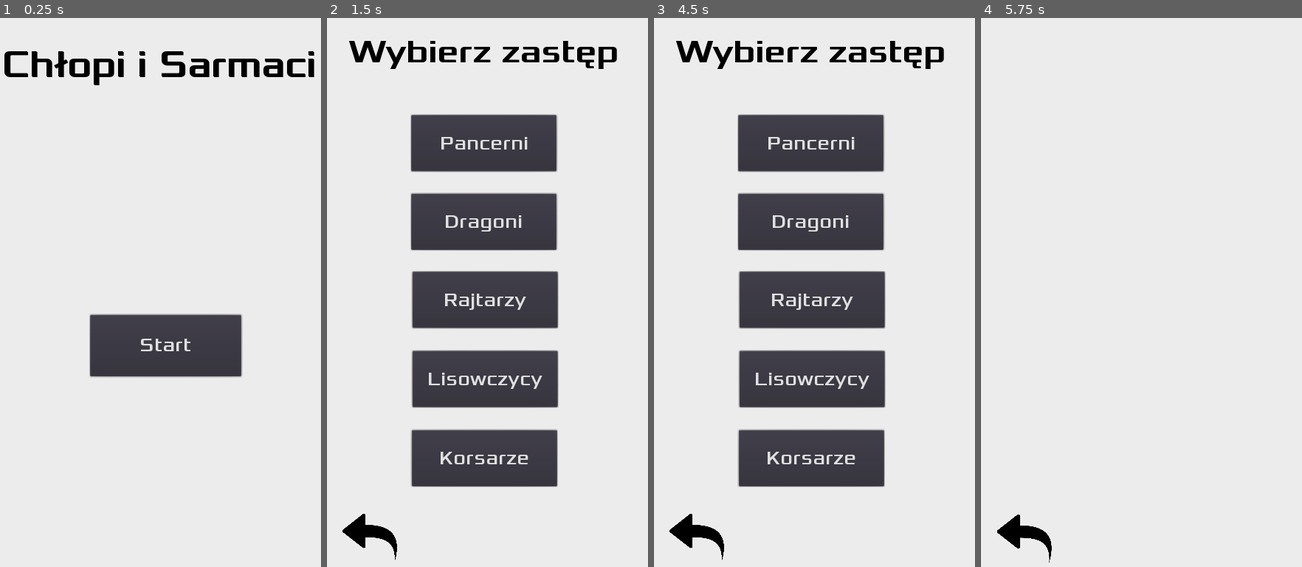
Above: before the commit, frames 1-4 (left to right).
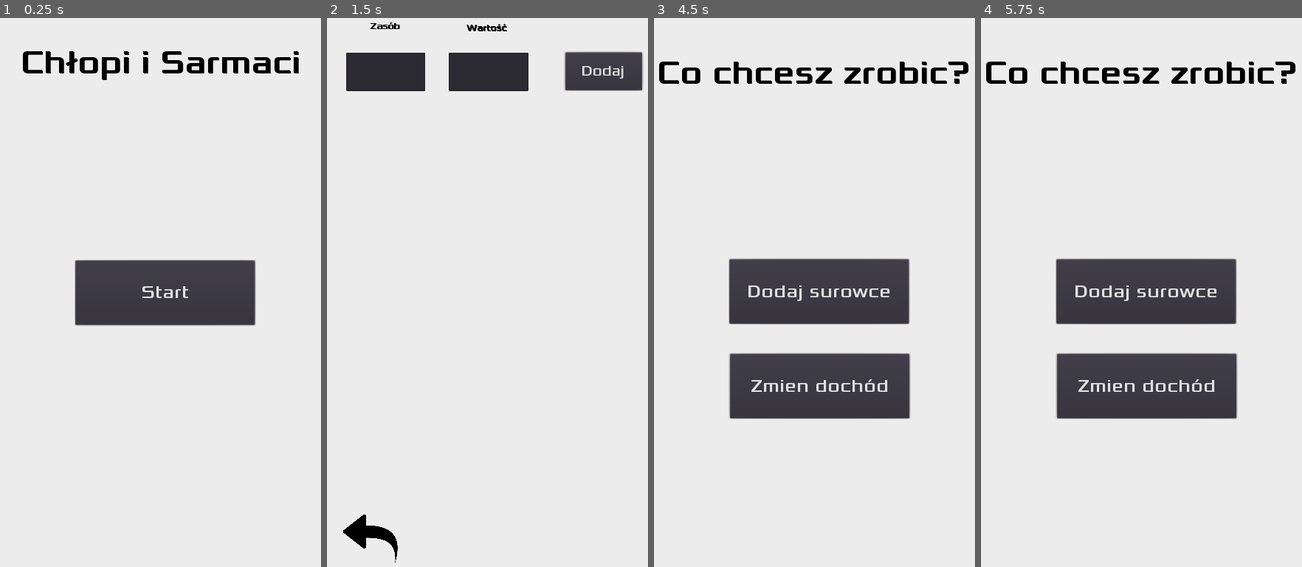
Above: after the commit, the same moments.

Repository: Leprawel/Chlopi_i_Sarmaci
Game: Godot game, scene res://Interface.tscn
Same seed, same stepped clock (60 frames per second), same inputs: the game is played once before the commit and once after it.
Inputs (mouse positions are in pixels of both pictures, inside the frame that each line leads up to):
- Up to frame 1 (0.25 s): no input
- Up to frame 2 (1.5 s): click "Start" at 0.5 s; click "Dodaj surowce" at 1.25 s
- Up to frame 3 (4.5 s): click (811, 144) at 2 s, where only the run before the commit has a clickable "Pancerni"; click (814, 72) at 2.77 s; type "12" at 2.85 s; click (711, 72) at 3 s; type "12" at 3.08 s; click "Dodaj" at 3.5 s; click (698, 539) at 4.25 s
- Up to frame 4 (5.75 s): click (1138, 221) at 5 s, where only the run before the commit has a clickable "Dragoni"

The runs differ from the first frame. In frame 1, 13% of the frame differs, in the area x 1-98%, y 6-66%; in frame 2, 30%, in the area x 4-99%, y 0-100%; in frame 3, 25%; in frame 4, 15%.

Commit message:
System dodawania wartosci

Diff:
--- a/Interface.gd
+++ b/Interface.gd
@@ -1,110 +1,67 @@
 extends Node2D
-
 
 func _ready():
 	$Menu.hide()
-	$Choose.hide()
-	$Choose2.hide()
 	$Pancerni.hide()
 	$Pancerni2.hide()
-	$Dragoni.hide()
-	$Dragoni2.hide()
-	$Rajtarzy.hide()
-	$Rajtarzy2.hide()
-	$Lisowczycy.hide()
-	$Lisowczycy2.hide()
-	$Korsarze.hide()
-	$Korsarze2.hide()
 	date = OS.get_unix_time()
-	print(date)
 
-func _physics_process(delta):
-	if $Start/Start_button.pressed:
-		$Menu.show()
-		$Start.hide()
-	elif $Menu/Add.pressed:
-		$Menu.hide()
-		$Choose.show()
-	elif $Menu/Income.pressed:
-		$Menu.hide()
-		$Choose2.show()
-	elif $Choose/Pancerni_button.pressed:
-		$Choose.hide()
-		$Pancerni.show()
-	elif $Choose/Dragoni_button.pressed:
-		$Choose.hide()
-		$Dragoni.show()
-	elif $Choose/Rajtarzy_button.pressed:
-		$Choose.hide()
-		$Rajtarzy.show()
-	elif $Choose/Lisowczycy_button.pressed:
-		$Choose.hide()
-		$Lisowczycy.show()
-	elif $Choose/Korsarze_button.pressed:
-		$Choose.hide()
-		$Korsarze.show()
-	elif $Choose2/Pancerni2_button.pressed:
-		$Choose2.hide()
-		$Pancerni2.show()
-	elif $Choose2/Dragoni2_button.pressed:
-		$Choose2.hide()
-		$Dragoni2.show()
-	elif $Choose2/Rajtarzy2_button.pressed:
-		$Choose2.hide()
-		$Rajtarzy2.show()
-	elif $Choose2/Lisowczycy2_button.pressed:
-		$Choose2.hide()
-		$Lisowczycy2.show()
-	elif $Choose2/Korsarze2_button.pressed:
-		$Choose2.hide()
-		$Korsarze2.show()
-	elif $Choose/Arrow_menu.pressed || $Choose2/Arrow_menu2.pressed:
-		$Choose.hide()
-		$Choose2.hide()
-		$Menu.show()
-	elif $Pancerni/Arrow_menu3.pressed || $Dragoni/Arrow_menu4.pressed || $Rajtarzy/Arrow_menu5.pressed || $Lisowczycy/Arrow_menu6.pressed || $Korsarze/Arrow_menu7.pressed:
-		$Choose.show()
-		$Pancerni.hide()
-		$Dragoni.hide()
-		$Rajtarzy.hide()
-		$Lisowczycy.hide()
-		$Korsarze.hide()
-	elif $Pancerni2/Arrow_menu8.pressed:
-		$Pancerni2.hide()
-		$Choose2.show()
-	if new_score >= 20:
-		array["Drewno"] += 2
-		new_score = 0
+func _on_Start_button_pressed():
+	$Start.hide()
+	$Menu.show()
 
-var array = {}
-var resources = {}
+func _on_Add_pressed():
+	$Menu.hide()
+	$Pancerni.show()
+
+func _on_Income_pressed():
+	$Menu.hide()
+	$Pancerni2.show()
+
+func _on_Arrow_menu3_pressed():
+	$Menu.show()
+	$Pancerni.hide()
+
+func _on_Arrow_menu8_pressed():
+	$Menu.show()
+	$Pancerni2.hide()
+
+var resource = {}
+var manufacturer = {}
 var date
 var new_date
 var score = 0
 var new_score = 0
+
 func Pancerni_add():
-	if array.has($Pancerni/Resource.text):
-		array[$Pancerni/Resource.text] += int($Pancerni/Value.text)
+	if resource.has($Pancerni/Resource.text):
+		resource[$Pancerni/Resource.text] += int($Pancerni/Value.text)
 	else :
-		array[$Pancerni/Resource.text] = int($Pancerni/Value.text)
+		resource[$Pancerni/Resource.text] = int($Pancerni/Value.text)
 	$Pancerni/Resource.clear()
 	$Pancerni/Value.clear()
-	print(array)
+	print(resource)
 
 func Pancerni2_add():
-	if resources.has($Pancerni2/Resource2.text):
-		resources[$Pancerni2/Resource2.text] += int($Pancerni2/Value2.text)
+	if manufacturer.has($Pancerni2/Resource2.text):
+		manufacturer[$Pancerni2/Resource2.text] += int($Pancerni2/Value2.text)
 	else :
-		resources[$Pancerni2/Resource2.text] = int($Pancerni2/Value2.text)
+		manufacturer[$Pancerni2/Resource2.text] = int($Pancerni2/Value2.text)
 	$Pancerni2/Resource2.clear()
 	$Pancerni2/Value2.clear()
-	print(resources)
-	print(array)
+	print(manufacturer)
+	print(resource)
 
 func Refresh_date():
 	new_date = OS.get_unix_time()
 	score = new_date - date
 	new_score += score
 	date = new_date
+	while new_score >= 20:
+		if manufacturer.has("Drewno") || resource.has("Drewno"):
+			resource["Drewno"] += manufacturer["Drewno"]
+		if manufacturer.has("Kamien") || resource.has("Kamien"):
+			resource["Kamien"] += manufacturer["Kamien"]
+		new_score -= 20
+	print(resource)
 	print(new_score)
-	print(array)
--- a/Interface.tscn
+++ b/Interface.tscn
@@ -7,42 +7,26 @@
 [ext_resource path="res://Pancerni2.gd" type="Script" id=5]
 
 [sub_resource type="DynamicFont" id=1]
-size = 64
+size = 31
 font_data = ExtResource( 1 )
 
 [sub_resource type="DynamicFont" id=2]
-size = 33
+size = 55
 font_data = ExtResource( 1 )
 
 [sub_resource type="DynamicFont" id=3]
-size = 55
+size = 24
 font_data = ExtResource( 1 )
 
 [sub_resource type="DynamicFont" id=4]
-size = 31
+size = 15
 font_data = ExtResource( 1 )
 
 [sub_resource type="DynamicFont" id=5]
-size = 55
+size = 15
 font_data = ExtResource( 1 )
 
 [sub_resource type="DynamicFont" id=6]
-size = 32
-font_data = ExtResource( 1 )
-
-[sub_resource type="DynamicFont" id=7]
-size = 24
-font_data = ExtResource( 1 )
-
-[sub_resource type="DynamicFont" id=9]
-size = 15
-font_data = ExtResource( 1 )
-
-[sub_resource type="DynamicFont" id=10]
-size = 15
-font_data = ExtResource( 1 )
-
-[sub_resource type="DynamicFont" id=8]
 font_data = ExtResource( 1 )
 
 [node name="Interface" type="Node2D"]
@@ -53,10 +37,23 @@
 "_edit_group_": true
 }
 
+[node name="Start_button" type="Button" parent="Start"]
+margin_left = 158.93
+margin_top = 444.128
+margin_right = 462.93
+margin_bottom = 553.128
+custom_fonts/font = SubResource( 1 )
+text = "Start"
+__meta__ = {
+"_edit_use_anchors_": false,
+"_editor_description_": ""
+}
+
 [node name="Start_label" type="Label" parent="Start"]
-margin_right = 600.0
-margin_bottom = 224.0
-custom_fonts/font = SubResource( 1 )
+margin_left = 2.0
+margin_right = 604.0
+margin_bottom = 216.0
+custom_fonts/font = SubResource( 2 )
 custom_colors/font_color = Color( 0, 0, 0, 1 )
 custom_colors/font_outline_modulate = Color( 0, 0, 0, 1 )
 custom_colors/font_color_shadow = Color( 0, 0, 0, 1 )
@@ -64,18 +61,8 @@
 align = 1
 valign = 1
 __meta__ = {
-"_edit_use_anchors_": true
-}
-
-[node name="Start_button" type="Button" parent="Start"]
-margin_left = 184.0
-margin_top = 536.0
-margin_right = 440.0
-margin_bottom = 640.0
-custom_fonts/font = SubResource( 2 )
-text = "Start"
-__meta__ = {
-"_edit_use_anchors_": true
+"_edit_use_anchors_": false,
+"_editor_description_": ""
 }
 
 [node name="Menu" type="Node2D" parent="."]
@@ -88,7 +75,7 @@
 margin_left = -2.1189
 margin_right = 603.881
 margin_bottom = 256.0
-custom_fonts/font = SubResource( 3 )
+custom_fonts/font = SubResource( 2 )
 custom_colors/font_color = Color( 0, 0, 0, 1 )
 custom_colors/font_outline_modulate = Color( 0, 0, 0, 1 )
 custom_colors/font_color_shadow = Color( 0, 0, 0, 1 )
@@ -115,204 +102,11 @@
 margin_top = 604.299
 margin_right = 464.397
 margin_bottom = 713.299
-custom_fonts/font = SubResource( 4 )
+custom_fonts/font = SubResource( 1 )
 text = "Zmien dochód"
 __meta__ = {
 "_edit_use_anchors_": true,
 "_editor_description_": ""
-}
-
-[node name="Choose" type="Node2D" parent="."]
-__meta__ = {
-"_edit_group_": true
-}
-
-[node name="Choose_label" type="Label" parent="Choose"]
-margin_left = -5.33936
-margin_top = 2.66968
-margin_right = 597.661
-margin_bottom = 176.67
-custom_fonts/font = SubResource( 5 )
-custom_colors/font_color = Color( 0, 0, 0, 1 )
-custom_colors/font_outline_modulate = Color( 0, 0, 0, 1 )
-custom_colors/font_color_shadow = Color( 0, 0, 0, 1 )
-text = "Wybierz zastęp"
-align = 1
-valign = 1
-__meta__ = {
-"_edit_use_anchors_": false
-}
-
-[node name="Pancerni_button" type="Button" parent="Choose"]
-margin_left = 173.76
-margin_top = 197.697
-margin_right = 419.76
-margin_bottom = 292.697
-custom_fonts/font = SubResource( 6 )
-text = "Pancerni"
-__meta__ = {
-"_edit_use_anchors_": false
-}
-
-[node name="Dragoni_button" type="Button" parent="Choose"]
-margin_left = 173.76
-margin_top = 331.181
-margin_right = 419.76
-margin_bottom = 426.181
-custom_fonts/font = SubResource( 6 )
-text = "Dragoni"
-__meta__ = {
-"_edit_use_anchors_": false,
-"_editor_description_": ""
-}
-
-[node name="Rajtarzy_button" type="Button" parent="Choose"]
-margin_left = 176.005
-margin_top = 462.598
-margin_right = 422.005
-margin_bottom = 557.598
-custom_fonts/font = SubResource( 6 )
-text = "Rajtarzy"
-__meta__ = {
-"_edit_use_anchors_": false,
-"_editor_description_": ""
-}
-
-[node name="Lisowczycy_button" type="Button" parent="Choose"]
-margin_left = 176.005
-margin_top = 597.293
-margin_right = 422.005
-margin_bottom = 692.293
-custom_fonts/font = SubResource( 6 )
-text = "Lisowczycy"
-__meta__ = {
-"_edit_use_anchors_": false,
-"_editor_description_": ""
-}
-
-[node name="Korsarze_button" type="Button" parent="Choose"]
-margin_left = 175.489
-margin_top = 731.439
-margin_right = 421.489
-margin_bottom = 826.439
-custom_fonts/font = SubResource( 6 )
-text = "Korsarze"
-__meta__ = {
-"_edit_use_anchors_": false,
-"_editor_description_": ""
-}
-
-[node name="Arrow_menu" type="Button" parent="Choose"]
-modulate = Color( 0.92549, 0.92549, 0.92549, 1 )
-margin_left = 56.0
-margin_top = 865.0
-margin_right = 694.0
-margin_bottom = 1497.0
-rect_scale = Vector2( 0.15, 0.15 )
-custom_colors/font_color_disabled = Color( 1, 1, 1, 1 )
-custom_colors/font_color = Color( 1, 1, 1, 1 )
-icon = ExtResource( 3 )
-flat = true
-__meta__ = {
-"_edit_use_anchors_": false
-}
-
-[node name="Choose2" type="Node2D" parent="."]
-position = Vector2( 1.05945, 1.05946 )
-__meta__ = {
-"_edit_group_": true
-}
-
-[node name="Choose2_label" type="Label" parent="Choose2"]
-margin_left = -5.33936
-margin_top = 2.66968
-margin_right = 597.661
-margin_bottom = 176.67
-custom_fonts/font = SubResource( 5 )
-custom_colors/font_color = Color( 0, 0, 0, 1 )
-custom_colors/font_outline_modulate = Color( 0, 0, 0, 1 )
-custom_colors/font_color_shadow = Color( 0, 0, 0, 1 )
-text = "Wybierz zastęp"
-align = 1
-valign = 1
-__meta__ = {
-"_edit_use_anchors_": false,
-"_editor_description_": ""
-}
-
-[node name="Pancerni2_button" type="Button" parent="Choose2"]
-margin_left = 173.76
-margin_top = 197.697
-margin_right = 419.76
-margin_bottom = 292.697
-custom_fonts/font = SubResource( 6 )
-text = "Pancerni"
-__meta__ = {
-"_edit_use_anchors_": false,
-"_editor_description_": ""
-}
-
-[node name="Dragoni2_button" type="Button" parent="Choose2"]
-margin_left = 173.76
-margin_top = 331.181
-margin_right = 419.76
-margin_bottom = 426.181
-custom_fonts/font = SubResource( 6 )
-text = "Dragoni"
-__meta__ = {
-"_edit_use_anchors_": false,
-"_editor_description_": ""
-}
-
-[node name="Rajtarzy2_button" type="Button" parent="Choose2"]
-margin_left = 176.005
-margin_top = 462.598
-margin_right = 422.005
-margin_bottom = 557.598
-custom_fonts/font = SubResource( 6 )
-text = "Rajtarzy"
-__meta__ = {
-"_edit_use_anchors_": false,
-"_editor_description_": ""
-}
-
-[node name="Lisowczycy2_button" type="Button" parent="Choose2"]
-margin_left = 176.005
-margin_top = 597.293
-margin_right = 422.005
-margin_bottom = 692.293
-custom_fonts/font = SubResource( 6 )
-text = "Lisowczycy"
-__meta__ = {
-"_edit_use_anchors_": false,
-"_editor_description_": ""
-}
-
-[node name="Korsarze2_button" type="Button" parent="Choose2"]
-margin_left = 175.489
-margin_top = 731.439
-margin_right = 421.489
-margin_bottom = 826.439
-custom_fonts/font = SubResource( 6 )
-text = "Korsarze"
-__meta__ = {
-"_edit_use_anchors_": false,
-"_editor_description_": ""
-}
-
-[node name="Arrow_menu2" type="Button" parent="Choose2"]
-modulate = Color( 0.92549, 0.92549, 0.92549, 1 )
-margin_left = 56.0
-margin_top = 865.0
-margin_right = 694.0
-margin_bottom = 1497.0
-rect_scale = Vector2( 0.15, 0.15 )
-custom_colors/font_color_disabled = Color( 1, 1, 1, 1 )
-custom_colors/font_color = Color( 1, 1, 1, 1 )
-icon = ExtResource( 3 )
-flat = true
-__meta__ = {
-"_edit_use_anchors_": false
 }
 
 [node name="Pancerni" type="Node2D" parent="."]
@@ -507,82 +301,11 @@
 __meta__ = {
 "_edit_use_anchors_": false
 }
-
-[node name="Dragoni" type="Node2D" parent="."]
-
-[node name="Arrow_menu4" type="Button" parent="Dragoni"]
-modulate = Color( 0.92549, 0.92549, 0.92549, 1 )
-margin_left = 57.0594
-margin_top = 866.059
-margin_right = 695.059
-margin_bottom = 1498.06
-rect_scale = Vector2( 0.15, 0.15 )
-custom_colors/font_color_disabled = Color( 1, 1, 1, 1 )
-custom_colors/font_color = Color( 1, 1, 1, 1 )
-icon = ExtResource( 3 )
-flat = true
-__meta__ = {
-"_edit_use_anchors_": false
-}
-
-[node name="Dragoni2" type="Node2D" parent="."]
-
-[node name="Rajtarzy" type="Node2D" parent="."]
-
-[node name="Arrow_menu5" type="Button" parent="Rajtarzy"]
-modulate = Color( 0.92549, 0.92549, 0.92549, 1 )
-margin_left = 57.0594
-margin_top = 866.059
-margin_right = 695.059
-margin_bottom = 1498.06
-rect_scale = Vector2( 0.15, 0.15 )
-custom_colors/font_color_disabled = Color( 1, 1, 1, 1 )
-custom_colors/font_color = Color( 1, 1, 1, 1 )
-icon = ExtResource( 3 )
-flat = true
-__meta__ = {
-"_edit_use_anchors_": false
-}
-
-[node name="Rajtarzy2" type="Node2D" parent="."]
-
-[node name="Lisowczycy" type="Node2D" parent="."]
-
-[node name="Arrow_menu6" type="Button" parent="Lisowczycy"]
-modulate = Color( 0.92549, 0.92549, 0.92549, 1 )
-margin_left = 57.0594
-margin_top = 866.059
-margin_right = 695.059
-margin_bottom = 1498.06
-rect_scale = Vector2( 0.15, 0.15 )
-custom_colors/font_color_disabled = Color( 1, 1, 1, 1 )
-custom_colors/font_color = Color( 1, 1, 1, 1 )
-icon = ExtResource( 3 )
-flat = true
-__meta__ = {
-"_edit_use_anchors_": false
-}
-
-[node name="Lisowczycy2" type="Node2D" parent="."]
-
-[node name="Korsarze" type="Node2D" parent="."]
-
-[node name="Arrow_menu7" type="Button" parent="Korsarze"]
-modulate = Color( 0.92549, 0.92549, 0.92549, 1 )
-margin_left = 57.0594
-margin_top = 866.059
-margin_right = 695.059
-margin_bottom = 1498.06
-rect_scale = Vector2( 0.15, 0.15 )
-custom_colors/font_color_disabled = Color( 1, 1, 1, 1 )
-custom_colors/font_color = Color( 1, 1, 1, 1 )
-icon = ExtResource( 3 )
-flat = true
-__meta__ = {
-"_edit_use_anchors_": false
-}
-
-[node name="Korsarze2" type="Node2D" parent="."]
+[connection signal="pressed" from="Start/Start_button" to="." method="_on_Start_button_pressed"]
+[connection signal="pressed" from="Menu/Add" to="." method="_on_Add_pressed"]
+[connection signal="pressed" from="Menu/Income" to="." method="_on_Income_pressed"]
 [connection signal="pressed" from="Pancerni/Add_button" to="Pancerni" method="_on_Add_button_pressed"]
+[connection signal="pressed" from="Pancerni/Arrow_menu3" to="." method="_on_Arrow_menu3_pressed"]
 [connection signal="pressed" from="Pancerni2/Add_button2" to="Pancerni2" method="_on_Add_button2_pressed"]
 [connection signal="pressed" from="Pancerni2/Refresh" to="Pancerni2" method="_on_Refresh_pressed"]
+[connection signal="pressed" from="Pancerni2/Arrow_menu8" to="." method="_on_Arrow_menu8_pressed"]
--- a/Menu.tscn
+++ /dev/null
@@ -1,50 +0,0 @@
-[gd_scene load_steps=4 format=2]
-
-[ext_resource path="res://fonts/Xolonium-Regular.ttf" type="DynamicFontData" id=1]
-
-[sub_resource type="DynamicFont" id=1]
-size = 55
-outline_color = Color( 0, 0, 0, 1 )
-font_data = ExtResource( 1 )
-
-[sub_resource type="DynamicFont" id=2]
-size = 33
-font_data = ExtResource( 1 )
-
-[node name="Menu" type="Node2D"]
-
-[node name="Menu_label" type="Label" parent="."]
-margin_right = 606.0
-margin_bottom = 248.0
-custom_fonts/font = SubResource( 1 )
-custom_colors/font_color = Color( 0, 0, 0, 1 )
-text = "Co chcesz zrobić?"
-align = 1
-valign = 1
-__meta__ = {
-"_edit_use_anchors_": false
-}
-
-[node name="Button" type="Button" parent="."]
-margin_left = 176.0
-margin_top = 400.0
-margin_right = 450.0
-margin_bottom = 504.0
-custom_fonts/font = SubResource( 2 )
-text = "Dodaj surowce"
-__meta__ = {
-"_edit_use_anchors_": false,
-"_editor_description_": ""
-}
-
-[node name="Button2" type="Button" parent="."]
-margin_left = 176.0
-margin_top = 584.0
-margin_right = 448.0
-margin_bottom = 688.0
-custom_fonts/font = SubResource( 2 )
-text = "Start"
-__meta__ = {
-"_edit_use_anchors_": false,
-"_editor_description_": ""
-}
--- /dev/null
+++ b/Start.gd
@@ -0,0 +1,4 @@
+extends Node2D
+
+func _ready():
+	get_node("..")
Not shown: 13 places in Interface.tscn that only renumber resources
Not shown, added: Start
